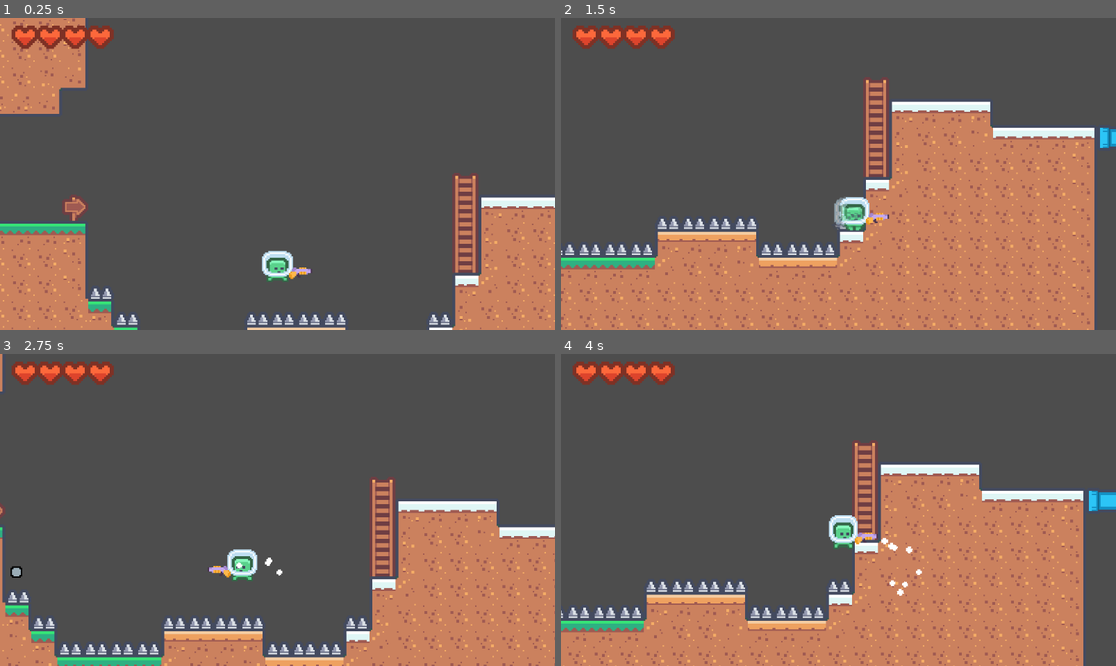
Above: before the commit, frames 1-4 (two rows, left to right).
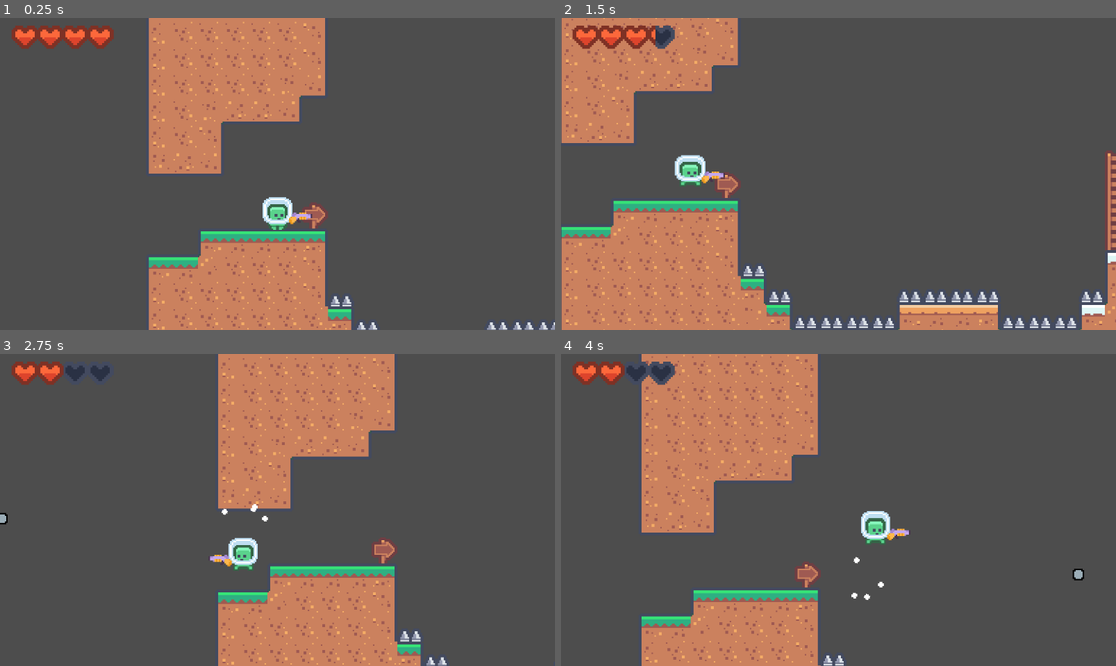
Above: after the commit, the same moments.

Repository: CodeKokeshi/Metroidvania-Template-Godot
Game: Godot game, scene res://levels/test_level.tscn
Same seed, same stepped clock (60 frames per second), same inputs: the game is played once before the commit and once after it.
Inputs (mouse positions are in pixels of both pictures, inside the frame that each line leads up to):
- Up to frame 1 (0.25 s): no input
- Up to frame 2 (1.5 s): move the mouse to (960, 158) at 0.52 s; hold D (right) from 0.53 s (still down); click (960, 158) at 0.6 s; tap Space (jump) at 0.77, 1.07 s; tap Shift (dash) at 0.8, 1.35 s; move the mouse to (727, 189) at 1.27 s
- Up to frame 3 (2.75 s): tap Space (jump) at 1.52, 1.55, 1.82, 2.1 s; move the mouse to (333, 441) at 2.02 s; release D (right) at 2.03 s; hold A (left) from 2.03 s (still down); click (333, 441) at 2.3 s
- Up to frame 4 (4 s): move the mouse to (810, 572) at 2.77 s; release A (left) at 2.78 s; hold D (right) from 2.78 s (still down); right-click (810, 572) at 2.85 s; tap Space (jump) at 3.02, 3.32, 3.77, 3.8 s; tap Shift (dash) at 3.05 s; move the mouse to (1005, 556) at 3.52 s; click (1005, 556) at 3.6 s

The runs differ from the first frame. In frame 1, 41% of the frame differs, in the area x 0-100%, y 0-100%; in frame 2, 51%; in frame 3, 41%; in frame 4, 49%.

Commit message:
Implement health management system with UI integration

Diff:
--- a/levels/test_level.tscn
+++ b/levels/test_level.tscn
@@ -2,8 +2,7 @@
 
 [ext_resource type="Texture2D" uid="uid://dqbaffkcbtex1" path="res://assets/default-tiles.png" id="1_46lwt"]
 [ext_resource type="PackedScene" uid="uid://dka1g1adfd4v8" path="res://prefabs/player_related/player.tscn" id="2_x25rp"]
-[ext_resource type="Texture2D" uid="uid://d1j5ytoma8svm" path="res://assets/player_related/player_health_empty.png" id="3_w7r7j"]
-[ext_resource type="Texture2D" uid="uid://cy5elip4mwjjj" path="res://assets/player_related/player_health.png" id="4_o6mel"]
+[ext_resource type="PackedScene" uid="uid://dnxjfe4rhd5ql" path="res://prefabs/player_related/status_ui.tscn" id="3_gmgay"]
 
 [sub_resource type="TileSetAtlasSource" id="TileSetAtlasSource_x25rp"]
 texture = ExtResource("1_46lwt")
@@ -381,7 +380,7 @@
 tile_set = SubResource("TileSet_gmgay")
 
 [node name="player" parent="." unique_id=1959709043 instance=ExtResource("2_x25rp")]
-position = Vector2(257, 419)
+position = Vector2(91, 431)
 dash_duration = 0.3
 
 [node name="Camera2D" type="Camera2D" parent="player" unique_id=1386317524]
@@ -390,19 +389,4 @@
 position_smoothing_enabled = true
 rotation_smoothing_enabled = true
 
-[node name="UI" type="CanvasLayer" parent="." unique_id=397646789]
-
-[node name="ProgressBar" type="TextureProgressBar" parent="UI" unique_id=1028637014]
-anchors_preset = 15
-anchor_right = 1.0
-anchor_bottom = 1.0
-offset_left = 4.0
-offset_top = 4.0
-offset_right = -1084.0
-offset_bottom = -628.0
-grow_horizontal = 2
-grow_vertical = 2
-scale = Vector2(4, 4)
-value = 100.0
-texture_under = ExtResource("3_w7r7j")
-texture_progress = ExtResource("4_o6mel")
+[node name="StatusUI" parent="." unique_id=937593811 instance=ExtResource("3_gmgay")]
--- a/prefabs/player_related/player.gd
+++ b/prefabs/player_related/player.gd
@@ -93,6 +93,15 @@
 @export var gun_magazine_size: int = 8
 @export var gun_reload_time: float = 1.0
 
+@export_group("Attack Pivot")
+@export var attack_pitch_pivot_y_offset: float = 16.0
+
+@export_group("Health")
+@export var level_base_max_health: int = 100
+@export var trap_contact_damage: int = 25
+@export var safe_spot_check_interval: float = 0.5
+@export var safe_spot_min_distance: float = 8.0
+
 const ACTION_LEFT: StringName = &"left"
 const ACTION_RIGHT: StringName = &"right"
 const ACTION_UP: StringName = &"up"
@@ -102,6 +111,7 @@
 const ACTION_ALT_ATTACK: StringName = &"alt_attack"
 const ACTION_SWITCH_WEAPON: StringName = &"switch_weapon"
 const ACTION_DASH: StringName = &"dash"
+const TRAP_COLLISION_LAYER_INDEX: int = 4
 const BULLET_SCENE: PackedScene = preload("res://prefabs/player_related/bullet.tscn")
 const SWORD_HIT_FX_SCENE: PackedScene = preload("res://prefabs/fx/sword_hit.tscn")
 const DASH_DISTORTION_SHADER: Shader = preload("res://prefabs/fx/dash_distortion.gdshader")
@@ -115,6 +125,7 @@
 @onready var weapon_pivot: Node2D = $"pivot"
 @onready var weapon_sprite: AnimatedSprite2D = $"pivot/weapon"
 @onready var sword_hitbox: Area2D = $"pivot/weapon/sword_hitbox"
+@onready var hurtbox: Area2D = $"animsprite2D/hurtbox"
 @onready var gun_sprite: Sprite2D = $"pivot/gun"
 @onready var gun_emission: CPUParticles2D = $"pivot/gun/emission"
 @onready var bullet_spawn_marker: Marker2D = $"pivot/gun/bullet_spawns_here"
@@ -126,8 +137,12 @@
 var jump_squash_timer: float = 0.0
 var land_squash_timer: float = 0.0
 var last_vertical_speed: float = 0.0
+var safe_spot_check_timer: float = 0.0
+var last_safe_position: Vector2 = Vector2.ZERO
+var has_last_safe_position: bool = false
 var base_sprite_scale: Vector2 = Vector2.ONE
 var base_anim_sprite_position: Vector2 = Vector2.ZERO
+var base_weapon_pivot_position: Vector2 = Vector2.ZERO
 var base_weapon_scale_x: float = 1.0
 var base_weapon_position_x: float = 0.0
 var base_gun_scale_x: float = 1.0
@@ -178,6 +193,7 @@
 func _ready() -> void:
 	base_sprite_scale = anim_sprite.scale
 	base_anim_sprite_position = anim_sprite.position
+	base_weapon_pivot_position = weapon_pivot.position
 	base_weapon_scale_x = absf(weapon_sprite.scale.x)
 	base_weapon_position_x = weapon_sprite.position.x
 	base_gun_scale_x = absf(gun_sprite.scale.x)
@@ -197,6 +213,10 @@
 	_set_sword_hitbox_active(false)
 	_update_expression_visibility()
 	remaining_air_jumps = max(0, max_air_jumps)
+	_initialize_health_state()
+	last_safe_position = global_position
+	has_last_safe_position = true
+	safe_spot_check_timer = maxf(0.0, safe_spot_check_interval)
 	call_deferred("_initialize_dash_distortion_fx")
 	call_deferred("_initialize_dash_trail_fx")
 	call_deferred("_initialize_gun_bullet_pool")
@@ -254,6 +274,10 @@
 
 	dash_ground_to_jump_lock_timer = maxf(0.0, dash_ground_to_jump_lock_timer - delta)
 	ladder_jump_detach_timer = maxf(0.0, ladder_jump_detach_timer - delta)
+	safe_spot_check_timer = maxf(0.0, safe_spot_check_timer - delta)
+	if safe_spot_check_timer <= 0.0:
+		safe_spot_check_timer = maxf(0.0, safe_spot_check_interval)
+		_try_update_last_safe_position(on_floor)
 
 	jump_buffer_timer = maxf(0.0, jump_buffer_timer - delta)
 	jump_squash_timer = maxf(0.0, jump_squash_timer - delta)
@@ -537,6 +561,148 @@
 	return ImageTexture.create_from_image(image)
 
 
+func _try_update_last_safe_position(on_floor: bool) -> void:
+	if not on_floor:
+		return
+
+	if absf(velocity.y) > 0.01:
+		return
+
+	if _is_overlapping_hazards():
+		return
+
+	if has_last_safe_position and global_position.distance_to(last_safe_position) < maxf(0.0, safe_spot_min_distance):
+		return
+
+	last_safe_position = global_position
+	has_last_safe_position = true
+
+
+func _is_overlapping_hazards() -> bool:
+	if hurtbox == null:
+		return false
+
+	for body in hurtbox.get_overlapping_bodies():
+		if _is_trap_source(body):
+			return true
+
+	for area in hurtbox.get_overlapping_areas():
+		if _is_trap_source(area):
+			return true
+
+	return false
+
+
+func _is_trap_source(node: Node) -> bool:
+	if node == null:
+		return false
+
+	if node is CollisionObject2D:
+		return (node as CollisionObject2D).get_collision_layer_value(TRAP_COLLISION_LAYER_INDEX)
+
+	# Fallback for collision providers that do not expose layer APIs directly.
+	return true
+
+
+func _respawn_to_last_safe_position() -> void:
+	if has_last_safe_position:
+		global_position = last_safe_position
+
+	velocity = Vector2.ZERO
+	is_dashing = false
+	dash_timer = 0.0
+	dash_end_hang_timer = 0.0
+	pending_recoil_velocity_add = Vector2.ZERO
+	pending_recoil_min_upward_speed = 0.0
+	jump_buffer_timer = 0.0
+	coyote_timer = 0.0
+	is_on_ladder = false
+	ladder_jump_detach_timer = maxf(ladder_jump_detach_timer, ladder_jump_detach_time)
+
+
+func _get_health_manager() -> Node:
+	return get_node_or_null("/root/HealthManager")
+
+
+func _initialize_health_state() -> void:
+	var health_manager: Node = _get_health_manager()
+	if health_manager == null:
+		return
+
+	if health_manager.has_method("set_level_base_health"):
+		health_manager.call("set_level_base_health", max(0, level_base_max_health), true)
+
+
+func take_damage(amount: int) -> int:
+	var health_manager: Node = _get_health_manager()
+	if health_manager == null or not health_manager.has_method("apply_damage"):
+		return 0
+	return int(health_manager.call("apply_damage", max(0, amount)))
+
+
+func damage(amount: int) -> int:
+	return take_damage(amount)
+
+
+func heal(amount: int) -> int:
+	var health_manager: Node = _get_health_manager()
+	if health_manager == null or not health_manager.has_method("heal"):
+		return 0
+	return int(health_manager.call("heal", max(0, amount)))
+
+
+func set_current_health(value: int) -> int:
+	var health_manager: Node = _get_health_manager()
+	if health_manager == null or not health_manager.has_method("set_current_health"):
+		return 0
+	return int(health_manager.call("set_current_health", value))
+
+
+func set_max_health(value: int, refill_current: bool = false) -> int:
+	var health_manager: Node = _get_health_manager()
+	if health_manager == null or not health_manager.has_method("set_max_health"):
+		return 0
+	return int(health_manager.call("set_max_health", max(0, value), refill_current))
+
+
+func restore_full_health() -> void:
+	var health_manager: Node = _get_health_manager()
+	if health_manager != null and health_manager.has_method("restore_full_health"):
+		health_manager.call("restore_full_health")
+
+
+func get_current_health() -> int:
+	var health_manager: Node = _get_health_manager()
+	if health_manager == null or not health_manager.has_method("get_current_health"):
+		return 0
+	return int(health_manager.call("get_current_health"))
+
+
+func get_health() -> int:
+	return get_current_health()
+
+
+func get_max_health() -> int:
+	var health_manager: Node = _get_health_manager()
+	if health_manager == null or not health_manager.has_method("get_max_health"):
+		return 0
+	return int(health_manager.call("get_max_health"))
+
+
+func get_health_ratio() -> float:
+	var health_manager: Node = _get_health_manager()
+	if health_manager == null or not health_manager.has_method("get_health_ratio"):
+		return 0.0
+	return float(health_manager.call("get_health_ratio"))
+
+
+func is_dead() -> bool:
+	var health_manager: Node = _get_health_manager()
+	if health_manager == null or not health_manager.has_method("is_dead"):
+		return true
+	return bool(health_manager.call("is_dead"))
+
+
 func _refresh_ladder_contact_state() -> void:
 	if ladder_detector == null:
 		is_on_ladder = false
@@ -1003,6 +1169,8 @@
 
 func _apply_attack_pivot_rotation() -> void:
 	weapon_pivot.rotation_degrees = float(attack_pitch_sign * facing_sign) * 90.0
+	var pitch_offset_y: float = -float(attack_pitch_sign) * attack_pitch_pivot_y_offset
+	weapon_pivot.position = Vector2(base_weapon_pivot_position.x, base_weapon_pivot_position.y + pitch_offset_y)
 
 
 func _get_attack_direction() -> Vector2:
@@ -1103,10 +1271,16 @@
 
 
 func _on_hurtbox_body_entered(body: Node2D) -> void:
-	# TODO: When the damage system is implemented, reset dash availability here.
-	# Example: can_air_dash = true
-	# for now do nothing.
-	pass # Replace with function body.
+	# if what entered was from Mask (Collision Layer 4). Then it is a trap.
+	# If it is a trap immedietly spawn to the last safe point with a damage health of 25.
+	if body == null:
+		return
+
+	if not _is_trap_source(body):
+		return
+
+	take_damage(max(0, trap_contact_damage))
+	_respawn_to_last_safe_position()
 
 
 func _on_sword_hitbox_body_entered(body: Node2D) -> void:
--- /dev/null
+++ b/prefabs/player_related/status_ui.gd
@@ -0,0 +1,29 @@
+extends CanvasLayer
+
+@onready var health_bar: TextureProgressBar = $"Health"
+
+var health_manager: Node = null
+
+
+func _ready() -> void:
+	health_manager = get_node_or_null("/root/HealthManager")
+	if health_manager == null:
+		_apply_health_values(int(health_bar.value), max(1, int(health_bar.max_value)))
+		return
+
+	health_manager.connect("health_changed", Callable(self, "_on_health_changed"))
+	_on_health_changed(
+		int(health_manager.call("get_current_health")),
+		int(health_manager.call("get_max_health"))
+	)
+
+
+func _on_health_changed(current_health: int, max_health: int) -> void:
+	_apply_health_values(current_health, max_health)
+
+
+func _apply_health_values(current_health: int, max_health: int) -> void:
+	var clamped_max: int = max(1, max_health)
+	health_bar.min_value = 0
+	health_bar.max_value = clamped_max
+	health_bar.value = clampi(current_health, 0, clamped_max)
--- /dev/null
+++ b/prefabs/player_related/status_ui.tscn
@@ -0,0 +1,23 @@
+[gd_scene format=3 uid="uid://dnxjfe4rhd5ql"]
+
+[ext_resource type="Texture2D" uid="uid://d1j5ytoma8svm" path="res://assets/player_related/player_health_empty.png" id="1_01irv"]
+[ext_resource type="Texture2D" uid="uid://cy5elip4mwjjj" path="res://assets/player_related/player_health.png" id="2_yya5u"]
+[ext_resource type="Script" path="res://prefabs/player_related/status_ui.gd" id="3_9q2vw"]
+
+[node name="StatusUI" type="CanvasLayer" unique_id=937593811]
+script = ExtResource("3_9q2vw")
+
+[node name="Health" type="TextureProgressBar" parent="." unique_id=672670715]
+anchors_preset = 15
+anchor_right = 1.0
+anchor_bottom = 1.0
+offset_left = 4.0
+offset_top = 4.0
+offset_right = -1084.0
+offset_bottom = -628.0
+grow_horizontal = 2
+grow_vertical = 2
+scale = Vector2(4, 4)
+value = 100.0
+texture_under = ExtResource("1_01irv")
+texture_progress = ExtResource("2_yya5u")
--- a/project.godot
+++ b/project.godot
@@ -18,6 +18,7 @@
 [autoload]
 
 HitPauseManager="*res://scripts/hit_pause_manager.gd"
+HealthManager="*res://scripts/player_health_manager.gd"
 
 [global_group]
 
--- /dev/null
+++ b/scripts/player_health_manager.gd
@@ -0,0 +1,87 @@
+extends Node
+
+signal health_changed(current_health: int, max_health: int)
+signal health_depleted()
+
+const MIN_HEALTH: int = 0
+
+var _max_health: int = 100
+var _current_health: int = 100
+
+
+func _ready() -> void:
+	_emit_health_changed()
+
+
+func set_level_base_health(max_health: int, refill_current: bool = true) -> void:
+	set_max_health(max_health, refill_current)
+
+
+func set_max_health(max_health: int, refill_current: bool = false) -> int:
+	_max_health = max(MIN_HEALTH, max_health)
+	if refill_current:
+		_current_health = _max_health
+	else:
+		_current_health = clampi(_current_health, MIN_HEALTH, _max_health)
+	_emit_health_changed()
+	if _current_health <= MIN_HEALTH:
+		health_depleted.emit()
+	return _max_health
+
+
+func set_current_health(new_health: int) -> int:
+	_current_health = clampi(new_health, MIN_HEALTH, _max_health)
+	_emit_health_changed()
+	if _current_health <= MIN_HEALTH:
+		health_depleted.emit()
+	return _current_health
+
+
+func apply_damage(amount: int) -> int:
+	if amount <= 0:
+		return _current_health
+	return set_current_health(_current_health - amount)
+
+
+func heal(amount: int) -> int:
+	if amount <= 0:
+		return _current_health
+	return set_current_health(_current_health + amount)
+
+
+func restore_full_health() -> void:
+	set_current_health(_max_health)
+
+
+func get_current_health() -> int:
+	return _current_health
+
+
+func get_health() -> int:
+	return get_current_health()
+
+
+func get_max_health() -> int:
+	return _max_health
+
+
+func get_missing_health() -> int:
+	return _max_health - _current_health
+
+
+func get_health_ratio() -> float:
+	if _max_health <= 0:
+		return 0.0
+	return float(_current_health) / float(_max_health)
+
+
+func has_full_health() -> bool:
+	return _current_health >= _max_health
+
+
+func is_dead() -> bool:
+	return _current_health <= MIN_HEALTH
+
+
+func _emit_health_changed() -> void:
+	health_changed.emit(_current_health, _max_health)
Not shown, added: prefabs/player_related/status_ui.gd.uid
Not shown, added: scripts/player_health_manager.gd.uid
